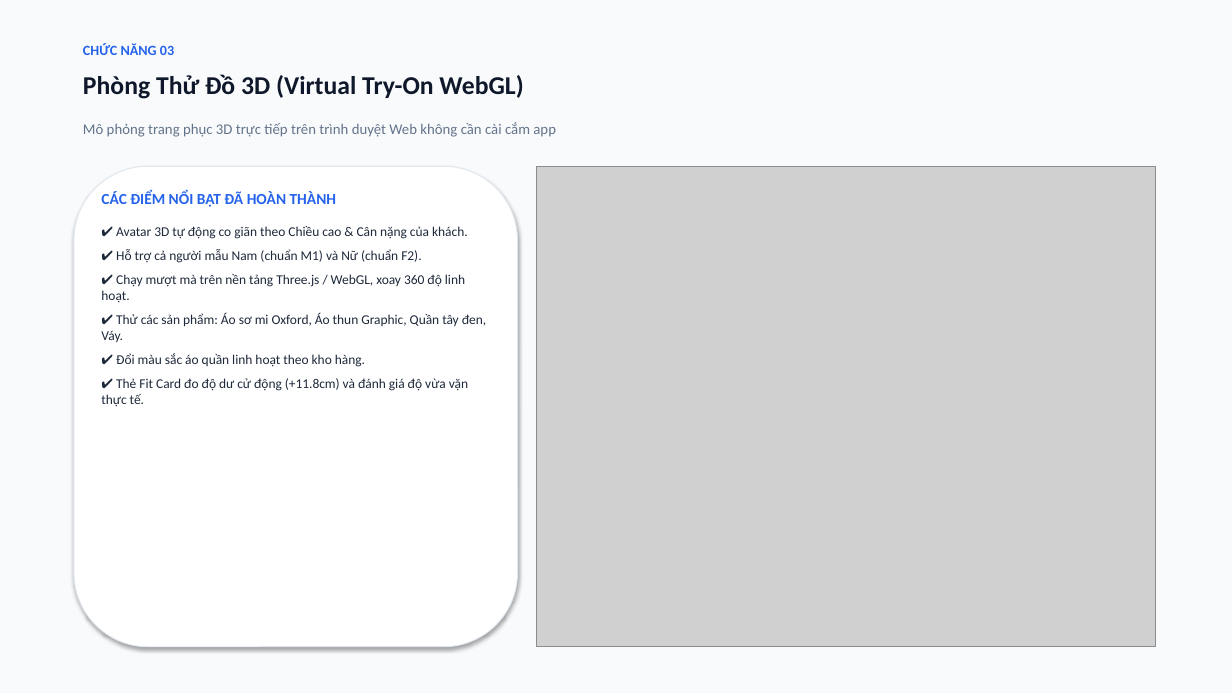
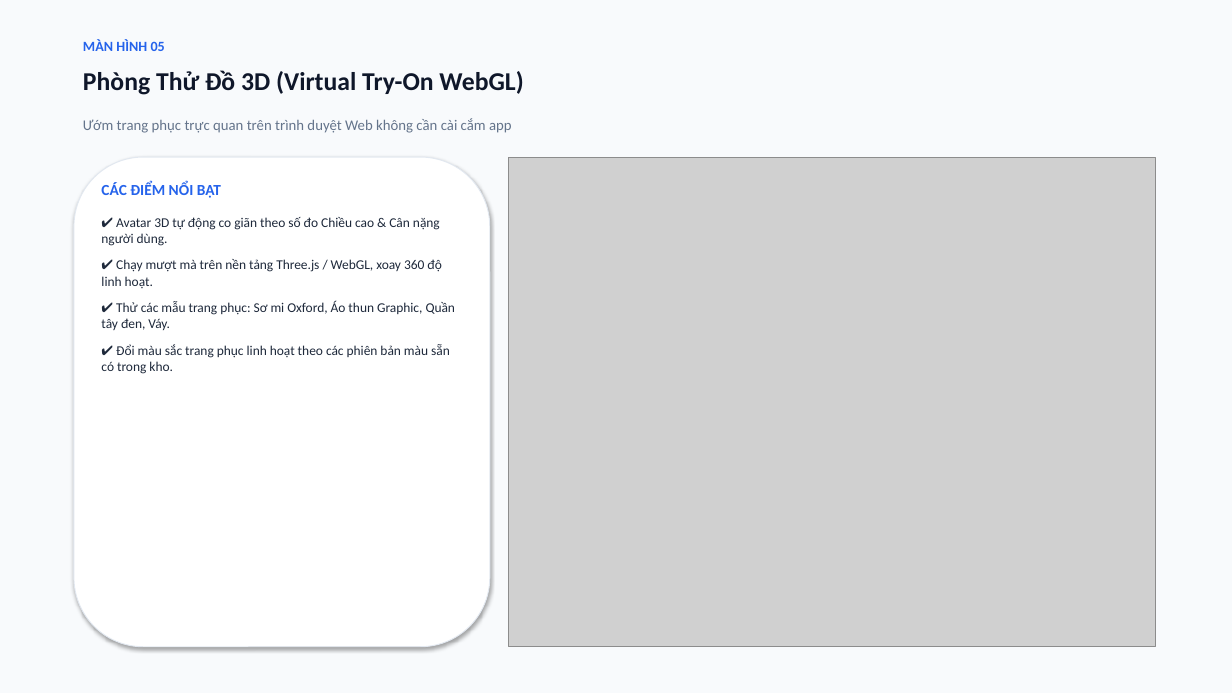
Before and after one commit to baobp14/3d-model-clothing, a slide deck: slide 6 of BaoCao_PhanMem_NB_Fashion.pptx (slide 4 before the commit). Drawn at 1232x693 pixels with LibreOffice and Linux fonts; fonts in the diff are those of the drawing; grey boxes stand for pictures. Boxes give left, top, right and bottom in pixels: in the first picture for what was removed or moved away, otherwise in the second. Text is boxed around its words. In the diff, an @@ line names an element or a change of style, - is before the commit and + after.

Commit message:
docs(pptx): synchronize full-image presentation across all pptx files

```diff
--- a/BaoCao_PhanMem_NB_Fashion.pptx
+++ b/BaoCao_PhanMem_NB_Fashion.pptx
@@ text at <box>83,39,165,51</box>: text changed @@
-CHỨC NĂNG 03
+MÀN HÌNH 05
@@ text "Phòng Thử Đồ 3D (Virtual ...": place and size @@
-text "Phòng Thử Đồ 3D (Virtual ..." at <box>83,74,523,99</box>
+text "Phòng Thử Đồ 3D (Virtual ..." at <box>83,70,523,95</box>
@@ text at <box>83,118,512,133</box>: text changed @@
-Mô phỏng trang phục 3D trực tiếp trên trình duyệt Web không cần cài cắm app
+Ướm trang phục trực quan trên trình duyệt Web không cần cài cắm app
@@ rounded rectangle: place and size @@
-rounded rectangle at <box>74,166,518,647</box>
+rounded rectangle at <box>74,157,490,647</box>
@@ text "CÁC ĐIỂM NỔI BẬT": place and size @@
-text "CÁC ĐIỂM NỔI BẬT" at <box>101,191,486,407</box>
+text "CÁC ĐIỂM NỔI BẬT" at <box>101,182,456,374</box>
@@ picture: place and size @@
-picture at <box>536,166,1155,647</box>
+picture at <box>508,157,1155,647</box>
@@ text at <box>101,182,440,246</box>: text changed @@
-CÁC ĐIỂM NỔI BẬT ĐÃ HOÀN THÀNH
-✔ Avatar 3D tự động co giãn theo Chiều cao & Cân nặng của khách.
-✔ Hỗ trợ cả người mẫu Nam (chuẩn M1) và Nữ (chuẩn F2).
+CÁC ĐIỂM NỔI BẬT
+✔ Avatar 3D tự động co giãn theo số đo Chiều cao & Cân nặng người dùng.
@@ text at <box>101,259,441,288</box>: more space between paragraphs @@
@@ text at <box>101,301,456,374</box>: text changed @@
-✔ Thử các sản phẩm: Áo sơ mi Oxford, Áo thun Graphic, Quần tây đen, Váy.
-✔ Đổi màu sắc áo quần linh hoạt theo kho hàng.
-✔ Thẻ Fit Card đo độ dư cử động (+11.8cm) và đánh giá độ vừa vặn thực tế.
+✔ Thử các mẫu trang phục: Sơ mi Oxford, Áo thun Graphic, Quần tây đen, Váy.
+✔ Đổi màu sắc trang phục linh hoạt theo các phiên bản màu sẵn có trong kho.
```
Also in this commit, not shown: 3 other slides changed, 6 slides added, 2 slides removed, 1 other file.
